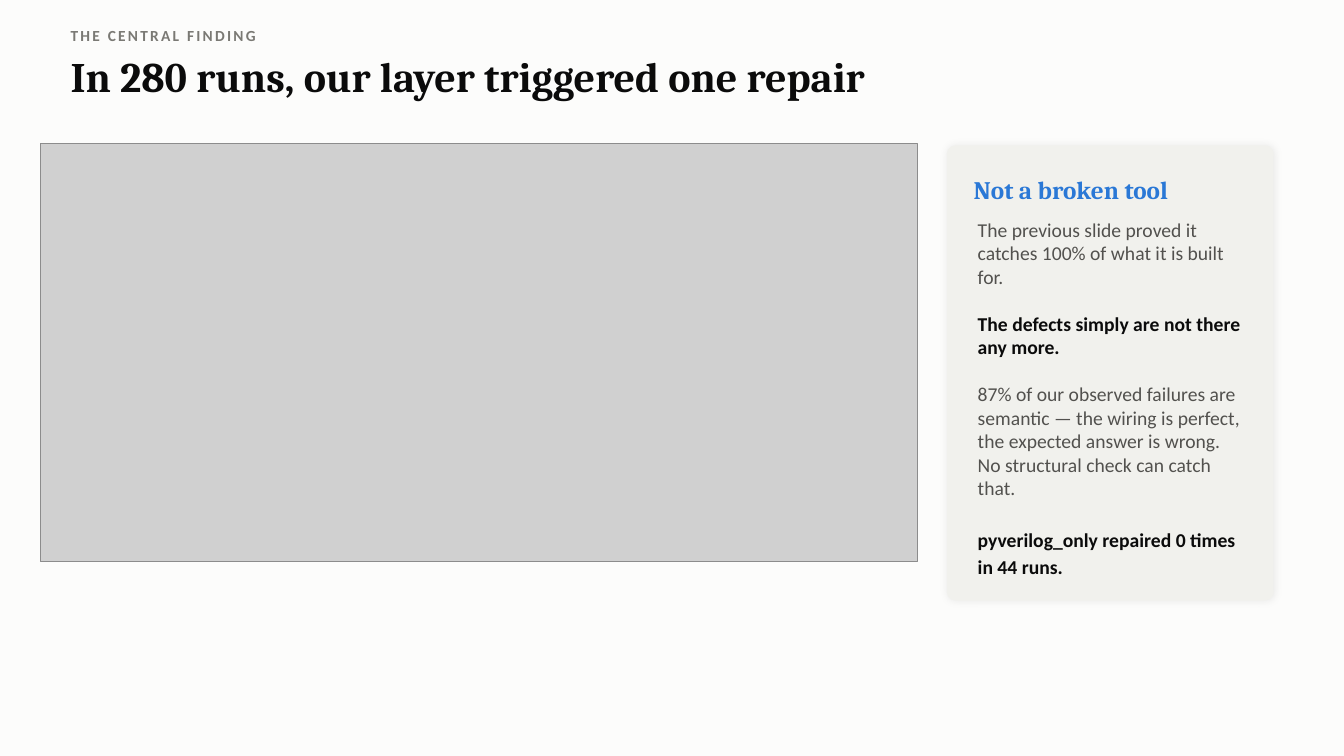
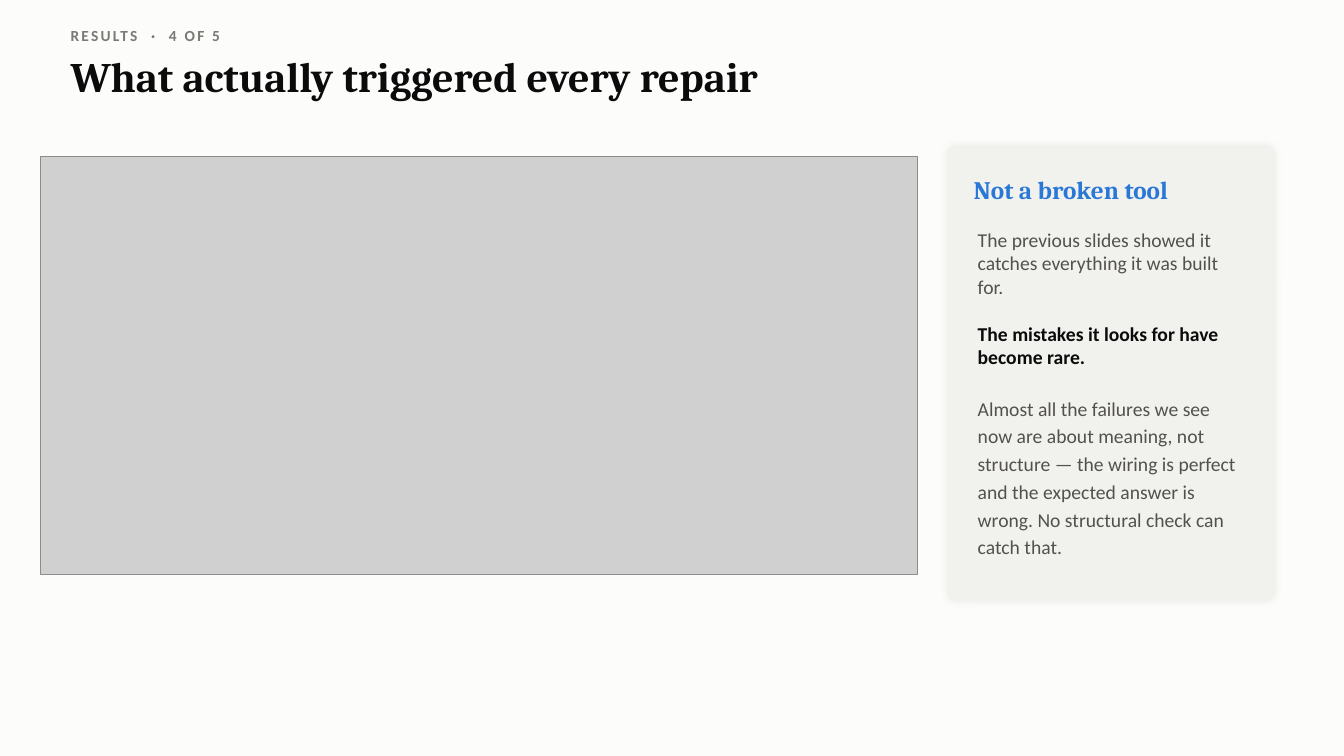
Before and after one commit to Sawaiz-zip/agentic-verilog-testbench, a slide deck: slide 21 of docs/presentation.pptx (slide 13 before the commit). Drawn at 1344x756 pixels with LibreOffice and Linux fonts; fonts in the diff are those of the drawing; grey boxes stand for pictures. Boxes give left, top, right and bottom in pixels: in the first picture for what was removed or moved away, otherwise in the second. Text is boxed around its words. In the diff, an @@ line names an element or a change of style, - is before the commit and + after.

```diff
--- a/docs/presentation.pptx
+++ b/docs/presentation.pptx
@@ text at (169,31,220,41): text changed @@
-THE CENTRAL FINDING
+RESULTS · 4 OF 5
@@ text at (71,63,758,102): text changed @@
-In 280 runs, our layer triggered one repair
+What actually triggered every repair
@@ picture: place and size @@
-picture at (40,144,918,563)
+picture at (40,156,918,575)
@@ text at (978,233,1236,554): text changed @@
-The previous slide proved it catches 100% of what it is built for.
-The defects simply are not there any more.
-87% of our observed failures are semantic — the wiring is perfect, the expected answer is wrong. No structural check can catch that.
-pyverilog_only repaired 0 times in 44 runs.
+The previous slides showed it catches everything it was built for.
+The mistakes it looks for have become rare.
+Almost all the failures we see now are about meaning, not structure — the wiring is perfect and the expected answer is wrong. No structural check can catch that.
```
Also in this commit, not shown: 6 other slides changed, 17 slides added, 19 slides removed, 3 other files.
